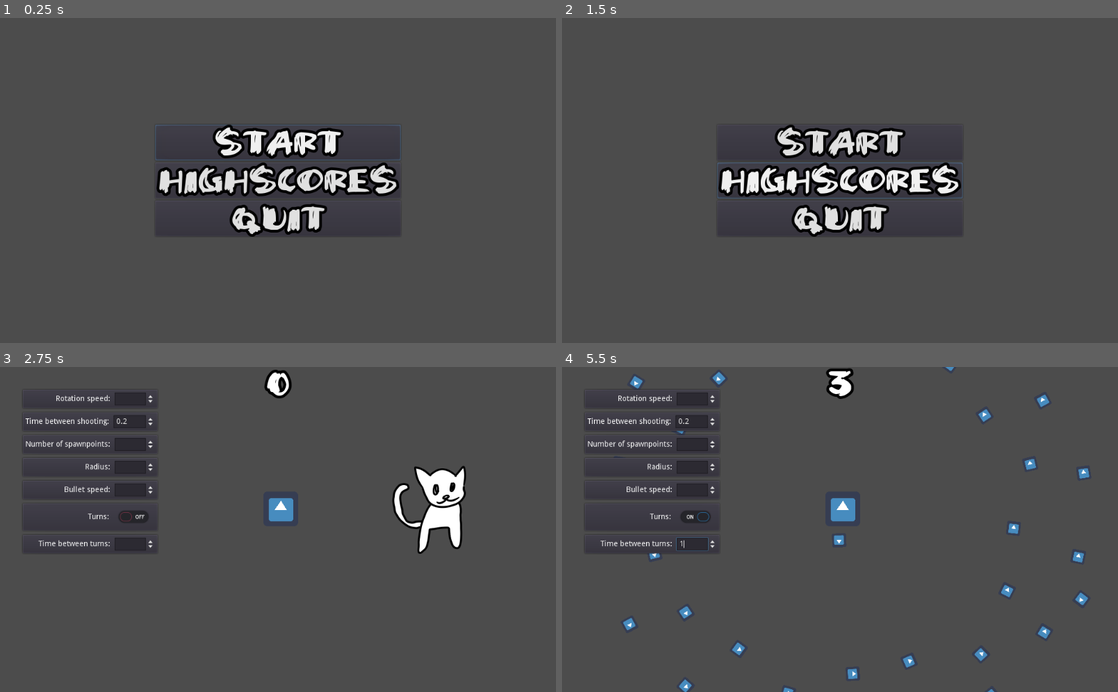
Above: before the commit, frames 1-4 (two rows, left to right).
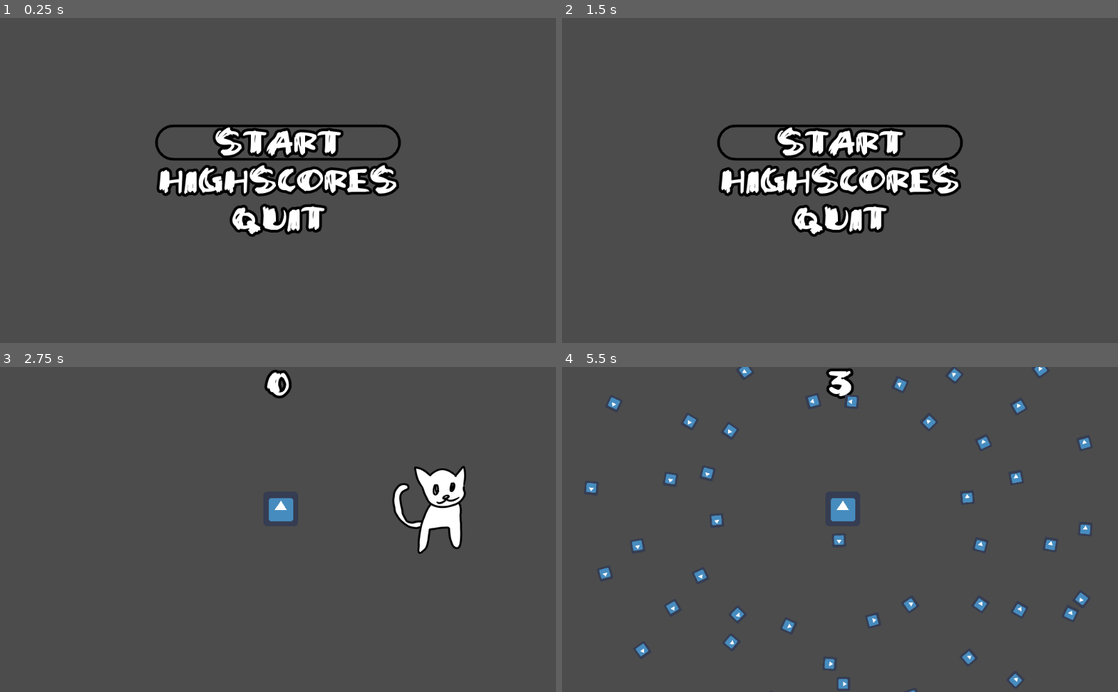
Above: after the commit, the same moments.

Repository: Magesu/mini-jam-100-overload
Game: Godot game, scene res://Main.tscn
The game is run twice, just before and just after one commit, with the same random seed, the same clock (stepped at 60 frames per second) and the same inputs. The engine's default icon, where the game draws it, is replaced by a stand-in: a white triangle on a blue panel in a dark square.
Inputs (mouse positions are in pixels of both pictures, inside the frame that each line leads up to):
- Up to frame 1 (0.25 s): no input
- Up to frame 2 (1.5 s): click "Highscores" at 0.5 s; click (840, 310) at 1.25 s, where only the run after the commit has a clickable "Return"
- Up to frame 3 (2.75 s): click "Start" at 2 s
- Up to frame 4 (5.5 s): click (695, 516) at 2.77 s; move the mouse to (962, 513) at 3.52 s; hold Right (ui_right) 3.53-4.28 s; click (962, 513) at 3.6 s; move the mouse to (728, 545) at 4.27 s; hold Down (ui_down) 4.28-5.03 s; click (728, 545) at 4.35 s; move the mouse to (895, 458) at 5.02 s; hold Right (ui_right) from 5.03 s (still down); click (895, 458) at 5.1 s

The runs differ from the first frame. In frame 1, 2.8% of the frame differs, in the area x 27-73%, y 32-67%; in frame 2, 2.2%; in frame 3, 2.2%; in frame 4, 5.3%, in the area x 4-96%, y 0-100%.

Commit message:
Added actual highscores
The game now keeps tracks of the 10 highest scores

When the game closes, checks if the score reached is withing the top 10

Diff:
--- /dev/null
+++ b/Global.gd
@@ -0,0 +1,40 @@
+extends Node
+
+
+# Declare member variables here. Examples:
+# var a = 2
+# var b = "text"
+var scores=[]
+
+# Called when the node enters the scene tree for the first time.
+func _ready():
+	scores.append(Score.new("NomeA", 20))
+	scores.append(Score.new("NomeB", 18))
+	scores.append(Score.new("NomeC", 16))
+	scores.append(Score.new("NomeD", 14))
+	scores.append(Score.new("NomeE", 12))
+	scores.append(Score.new("NomeF", 10))
+	scores.append(Score.new("NomeG", 8))
+	scores.append(Score.new("NomeH", 6))
+	scores.append(Score.new("NomeI", 4))
+	scores.append(Score.new("NomeJ", 2))
+	pass # Replace with function body.
+
+
+# Called every frame. 'delta' is the elapsed time since the previous frame.
+#func _process(delta):
+#	pass
+
+func new_score(name_in, score_in):
+	for i in range(0, 10):
+		if scores[i].score_number < score_in:
+			scores[i] = Score.new(name_in, score_in)
+			break
+
+class Score:
+	var name: String
+	var score_number: int
+
+	func _init(name_in, number_in):
+		self.name = name_in
+		self.score_number = number_in
--- /dev/null
+++ b/Highscores.gd
@@ -0,0 +1,24 @@
+extends Node
+
+
+# Declare member variables here. Examples:
+# var a = 2
+# var b = "text"
+
+
+# Called when the node enters the scene tree for the first time.
+func _ready():
+	$CenterContainer/VBoxContainer/Button.grab_focus()
+
+	#fills up the highscores with static stuff (possibly dev/tester highscores later)
+	for i in range(0, 10):
+		$CenterContainer/VBoxContainer.get_child(i).text = Global.scores[i].name + " ... " + str(Global.scores[i].score_number)
+
+
+# Called every frame. 'delta' is the elapsed time since the previous frame.
+#func _process(delta):
+#	pass
+
+
+func _on_Button_pressed():
+	get_tree().change_scene("res://Main.tscn")
--- a/Main.gd
+++ b/Main.gd
@@ -21,7 +21,7 @@
 
 
 func _on_Highscores_pressed():
-	print("TO DO") #TO DO
+	get_tree().change_scene("res://Scenes/Highscores.tscn")
 
 func _on_Quit_pressed():
 	get_tree().quit()
--- a/Main.tscn
+++ b/Main.tscn
@@ -24,18 +24,21 @@
 margin_right = 452.0
 margin_bottom = 66.0
 text = "Start"
+flat = true
 
 [node name="Highscores" type="Button" parent="CenterContainer/VBoxContainer"]
 margin_top = 70.0
 margin_right = 452.0
 margin_bottom = 136.0
 text = "Highscores"
+flat = true
 
 [node name="Quit" type="Button" parent="CenterContainer/VBoxContainer"]
 margin_top = 140.0
 margin_right = 452.0
 margin_bottom = 206.0
 text = "Quit"
+flat = true
 
 [connection signal="pressed" from="CenterContainer/VBoxContainer/Start" to="." method="_on_Start_pressed"]
 [connection signal="pressed" from="CenterContainer/VBoxContainer/Highscores" to="." method="_on_Highscores_pressed"]
--- a/Scenes/Game.tscn
+++ b/Scenes/Game.tscn
@@ -20,6 +20,7 @@
 follow_viewport_enable = true
 
 [node name="Debug Menu" parent="CanvasLayer" instance=ExtResource( 1 )]
+visible = false
 margin_bottom = 162.0
 
 [node name="Score" type="Label" parent="."]
--- /dev/null
+++ b/Scenes/Highscores.tscn
@@ -0,0 +1,125 @@
+[gd_scene load_steps=5 format=2]
+
+[ext_resource path="res://Themes/Super Sketch.ttf" type="DynamicFontData" id=1]
+[ext_resource path="res://Themes/Scribble_Theme.tres" type="Theme" id=2]
+[ext_resource path="res://Highscores.gd" type="Script" id=3]
+
+[sub_resource type="DynamicFont" id=1]
+size = 20
+outline_size = 5
+outline_color = Color( 0, 0, 0, 1 )
+font_data = ExtResource( 1 )
+
+[node name="Highscores" type="Node"]
+script = ExtResource( 3 )
+
+[node name="CenterContainer" type="CenterContainer" parent="."]
+anchor_right = 1.0
+anchor_bottom = 1.0
+theme = ExtResource( 2 )
+__meta__ = {
+"_edit_use_anchors_": false
+}
+
+[node name="VBoxContainer" type="VBoxContainer" parent="CenterContainer"]
+margin_left = 416.0
+margin_top = 35.0
+margin_right = 608.0
+margin_bottom = 565.0
+
+[node name="Label" type="Label" parent="CenterContainer/VBoxContainer"]
+margin_right = 192.0
+margin_bottom = 40.0
+custom_fonts/font = SubResource( 1 )
+align = 1
+valign = 1
+
+[node name="Label2" type="Label" parent="CenterContainer/VBoxContainer"]
+margin_top = 44.0
+margin_right = 192.0
+margin_bottom = 84.0
+custom_fonts/font = SubResource( 1 )
+align = 1
+valign = 1
+
+[node name="Label3" type="Label" parent="CenterContainer/VBoxContainer"]
+margin_top = 88.0
+margin_right = 192.0
+margin_bottom = 128.0
+custom_fonts/font = SubResource( 1 )
+align = 1
+valign = 1
+
+[node name="Label4" type="Label" parent="CenterContainer/VBoxContainer"]
+margin_top = 132.0
+margin_right = 192.0
+margin_bottom = 172.0
+custom_fonts/font = SubResource( 1 )
+align = 1
+valign = 1
+
+[node name="Label5" type="Label" parent="CenterContainer/VBoxContainer"]
+margin_top = 176.0
+margin_right = 192.0
+margin_bottom = 216.0
+custom_fonts/font = SubResource( 1 )
+align = 1
+valign = 1
+
+[node name="Label6" type="Label" parent="CenterContainer/VBoxContainer"]
+margin_top = 220.0
+margin_right = 192.0
+margin_bottom = 260.0
+custom_fonts/font = SubResource( 1 )
+align = 1
+valign = 1
+
+[node name="Label7" type="Label" parent="CenterContainer/VBoxContainer"]
+margin_top = 264.0
+margin_right = 192.0
+margin_bottom = 304.0
+custom_fonts/font = SubResource( 1 )
+align = 1
+valign = 1
+
+[node name="Label8" type="Label" parent="CenterContainer/VBoxContainer"]
+margin_top = 308.0
+margin_right = 192.0
+margin_bottom = 348.0
+custom_fonts/font = SubResource( 1 )
+align = 1
+valign = 1
+
+[node name="Label9" type="Label" parent="CenterContainer/VBoxContainer"]
+margin_top = 352.0
+margin_right = 192.0
+margin_bottom = 392.0
+custom_fonts/font = SubResource( 1 )
+align = 1
+valign = 1
+
+[node name="Label10" type="Label" parent="CenterContainer/VBoxContainer"]
+margin_top = 396.0
+margin_right = 192.0
+margin_bottom = 436.0
+custom_fonts/font = SubResource( 1 )
+align = 1
+valign = 1
+
+[node name="Label11" type="Label" parent="CenterContainer/VBoxContainer"]
+margin_top = 440.0
+margin_right = 192.0
+margin_bottom = 480.0
+custom_fonts/font = SubResource( 1 )
+align = 1
+valign = 1
+
+[node name="Button" type="Button" parent="CenterContainer/VBoxContainer"]
+margin_top = 484.0
+margin_right = 192.0
+margin_bottom = 530.0
+custom_fonts/font = SubResource( 1 )
+text = "Return"
+flat = true
+
+[connection signal="pressed" from="CenterContainer/VBoxContainer/Button" to="." method="_on_Button_pressed"]
--- a/Scenes/Scripts/Game.gd
+++ b/Scenes/Scripts/Game.gd
@@ -16,8 +16,9 @@
 
 
 # Called every frame. 'delta' is the elapsed time since the previous frame.
-func _process(delta):
+func _process(_delta):
 	if Input.is_action_just_pressed("ui_cancel"):
+		Global.new_score("Your awesome name", $Score.score)
 		get_tree().change_scene("res://Main.tscn")
 
 # Debug box updating the game when values are changed
--- a/Scenes/Scripts/Player.gd
+++ b/Scenes/Scripts/Player.gd
@@ -21,7 +21,7 @@
 
 
 # Called every frame. 'delta' is the elapsed time since the previous frame.
-func _process(delta):
+func _process(_delta):
 	# Stops the player
 	direction = Vector2.ZERO
 
--- /dev/null
+++ b/Themes/Rounded_border_style.tres
@@ -0,0 +1,13 @@
+[gd_resource type="StyleBoxFlat" format=2]
+
+[resource]
+bg_color = Color( 0.6, 0.6, 0.6, 0 )
+border_width_left = 5
+border_width_top = 5
+border_width_right = 5
+border_width_bottom = 5
+border_color = Color( 0, 0, 0, 1 )
+corner_radius_top_left = 50
+corner_radius_top_right = 50
+corner_radius_bottom_right = 50
+corner_radius_bottom_left = 50
--- a/Themes/Scribble_Theme.tres
+++ b/Themes/Scribble_Theme.tres
@@ -1,6 +1,7 @@
-[gd_resource type="Theme" load_steps=3 format=2]
+[gd_resource type="Theme" load_steps=4 format=2]
 
 [ext_resource path="res://Themes/Super Sketch.ttf" type="DynamicFontData" id=1]
+[ext_resource path="res://Themes/Rounded_border_style.tres" type="StyleBox" id=2]
 
 [sub_resource type="DynamicFont" id=1]
 size = 30
@@ -10,3 +11,15 @@
 
 [resource]
 default_font = SubResource( 1 )
+Button/colors/font_color = Color( 1, 1, 1, 1 )
+Button/colors/font_color_disabled = Color( 0, 0, 0, 1 )
+Button/colors/font_color_focus = Color( 1, 1, 1, 1 )
+Button/colors/font_color_hover = Color( 0, 0, 0, 1 )
+Button/colors/font_color_pressed = Color( 0, 0, 0, 1 )
+Button/constants/hseparation = 0
+Button/fonts/font = null
+Button/styles/disabled = null
+Button/styles/focus = ExtResource( 2 )
+Button/styles/hover = null
+Button/styles/normal = null
+Button/styles/pressed = null
--- a/project.godot
+++ b/project.godot
@@ -13,6 +13,10 @@
 config/name="Mini Jam 100 Overload"
 run/main_scene="res://Main.tscn"
 config/icon="res://icon.png"
+
+[autoload]
+
+Global="*res://Global.gd"
 
 [global]
 
